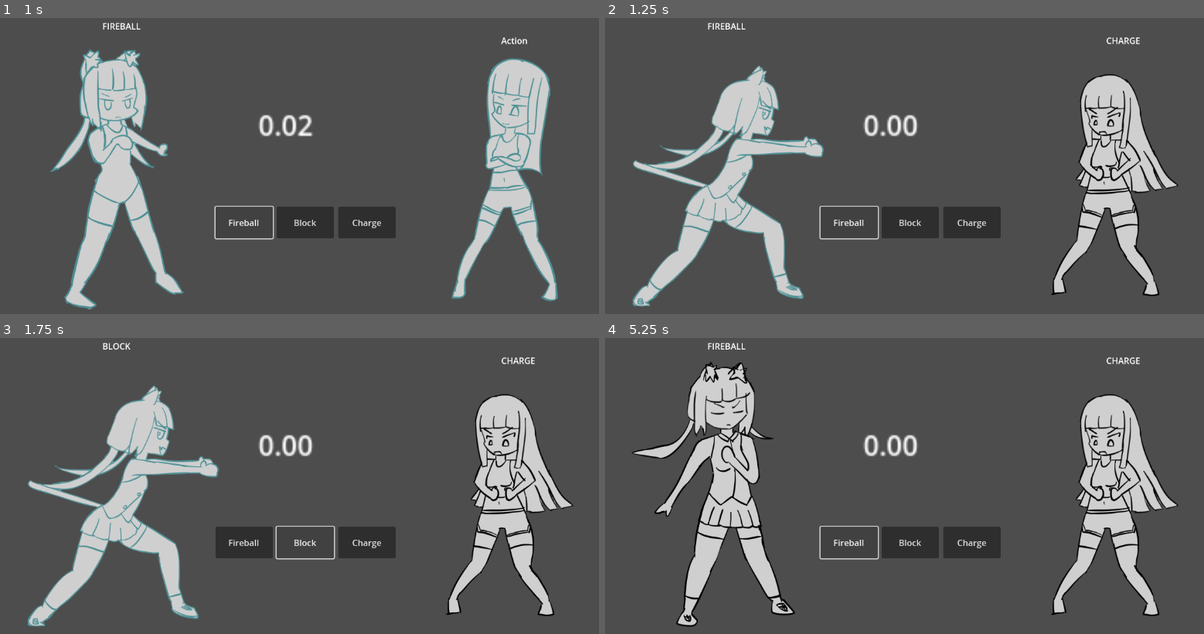
Above: before the commit, frames 1-4 (two rows, left to right).
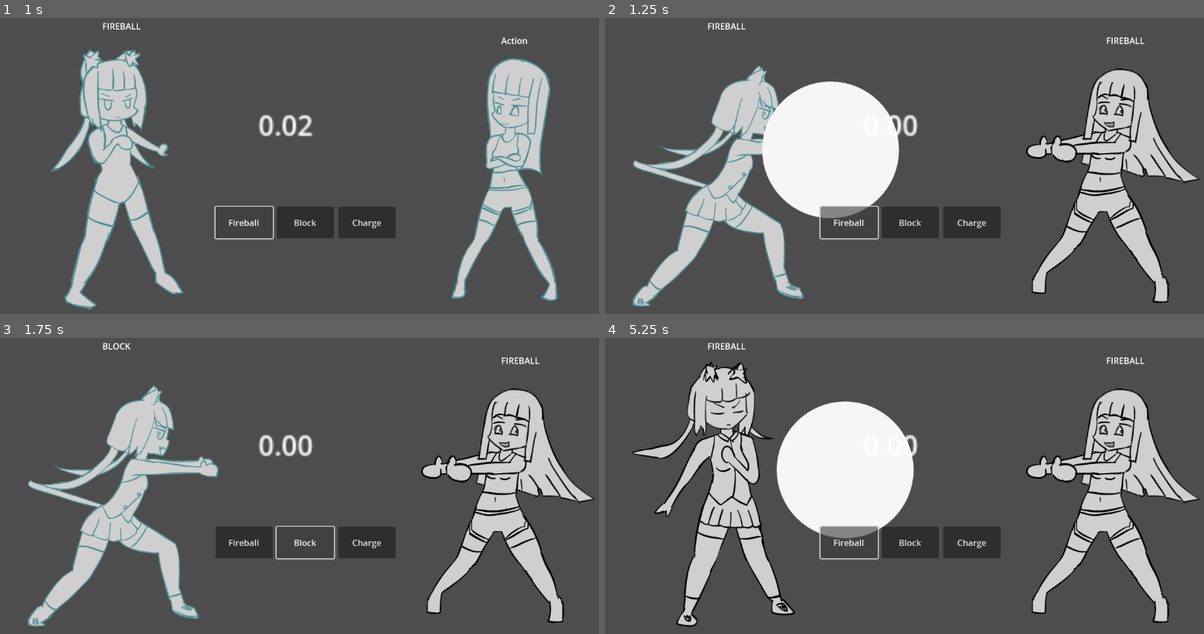
Above: after the commit, the same moments.

Repository: BeatMil/TobPaCharge
Game: Godot game, scene res://scenes/battle.tscn
Same seed, same stepped clock (60 frames per second), same inputs: the game is played once before the commit and once after it.
Inputs:
- Up to frame 1 (1 s): click "Fireball" at 0.5 s
- Up to frame 2 (1.25 s): no input
- Up to frame 3 (1.75 s): click "Block" at 1.25 s
- Up to frame 4 (5.25 s): click "Charge" at 2 s; click "Fireball" at 2.75 s; click "Block" at 3.5 s; click "Charge" at 4.25 s; click "Fireball" at 5 s

Frame 1 is identical in both runs. In frame 2, 15% of the frame differs, in the area x 26-100%, y 6-97%; in frame 3, 6.7%; in frame 4, 15%.

Commit message:
Add collision layer p1 and p2
Spawning fireball now require 2 settings
 - set side (boolean)
 - set target (String: "p1", "p2")

Diff:
--- a/nodes/characters/bot.tscn
+++ b/nodes/characters/bot.tscn
@@ -244,6 +244,8 @@
 text = "Action"
 
 [node name="Area2D" type="Area2D" parent="."]
+collision_layer = 0
+collision_mask = 2
 
 [node name="CollisionShape2D" type="CollisionShape2D" parent="Area2D"]
 shape = SubResource("RectangleShape2D_s7wuc")
@@ -255,4 +257,7 @@
 "": SubResource("AnimationLibrary_jb0rc")
 }
 
+[node name="FireBallSpawnPos" type="Marker2D" parent="."]
+position = Vector2(-151, -55)
+
 [connection signal="body_entered" from="Area2D" to="." method="_on_area_2d_body_entered"]
--- a/nodes/fireball.tscn
+++ b/nodes/fireball.tscn
@@ -7,6 +7,8 @@
 radius = 128.016
 
 [node name="FireBall" type="RigidBody2D" groups=["fireball"]]
+collision_layer = 2
+collision_mask = 0
 mass = 0.1
 gravity_scale = 0.0
 script = ExtResource("1_g132v")
--- a/project.godot
+++ b/project.godot
@@ -19,6 +19,11 @@
 
 ActionEnum="*res://scripts/action_enum.gd"
 
+[layer_names]
+
+2d_physics/layer_1="P1"
+2d_physics/layer_2="P2"
+
 [physics]
 
 common/physics_ticks_per_second=120
--- a/scripts/Player.gd
+++ b/scripts/Player.gd
@@ -41,6 +41,7 @@
 		charge_count -= 1
 		var fireball = FIREBALL.instantiate()
 		fireball.position = $"FireBallSpawnPos".position
+		fireball.set_target("p2")
 		add_child(fireball)
 
 
--- a/scripts/bot.gd
+++ b/scripts/bot.gd
@@ -1,7 +1,12 @@
 extends Node2D
 
+# Preloads
+var FIREBALL = preload("res://nodes/fireball.tscn")
 
-var chosen_action = 0
+
+# Configs
+var chosen_action = ActionEnum.actions.CHARGE
+var charge_count = 3
 
 
 func _ready():
@@ -13,7 +18,7 @@
 	# I don't know how this line work but that's fine XD
 	## Edited: ohhhh my god that's genius! XD
 	# chosen_action = randi() % ActionEnum.actions.size()
-	chosen_action = ActionEnum.actions.CHARGE
+	chosen_action = ActionEnum.actions.FIREBALL
 
 
 func resolve_phase():
@@ -23,10 +28,22 @@
 	# Update animation
 	if chosen_action == ActionEnum.actions.FIREBALL:
 		$"AnimationPlayer".play("fireball")
+		spawn_fireball()
 	elif chosen_action == ActionEnum.actions.BLOCK:
 		$"AnimationPlayer".play("block")
 	elif chosen_action == ActionEnum.actions.CHARGE:
 		$"AnimationPlayer".play("charge")
+		charge_count += 1
+
+
+func spawn_fireball():
+	if charge_count:
+		charge_count -= 1
+		var fireball = FIREBALL.instantiate()
+		fireball.position = $"FireBallSpawnPos".position
+		fireball.is_going_right_side = false
+		fireball.set_target("p1")
+		add_child(fireball)
 
 
 func new_turn():
--- a/scripts/fireball.gd
+++ b/scripts/fireball.gd
@@ -11,6 +11,16 @@
 		apply_central_force(Vector2(-speed, 0))
 
 
+func set_target(target: String):
+	if target == "p1":
+		collision_layer = 0b00000000000000000001
+		pass
+	elif target == "p2":
+		collision_layer = 0b00000000000000000010
+	else:
+		printerr("Please choose target!!")
+
+
 func explode():
 	## TODO create explosion effect
 	print("%s explode!"%[name])
